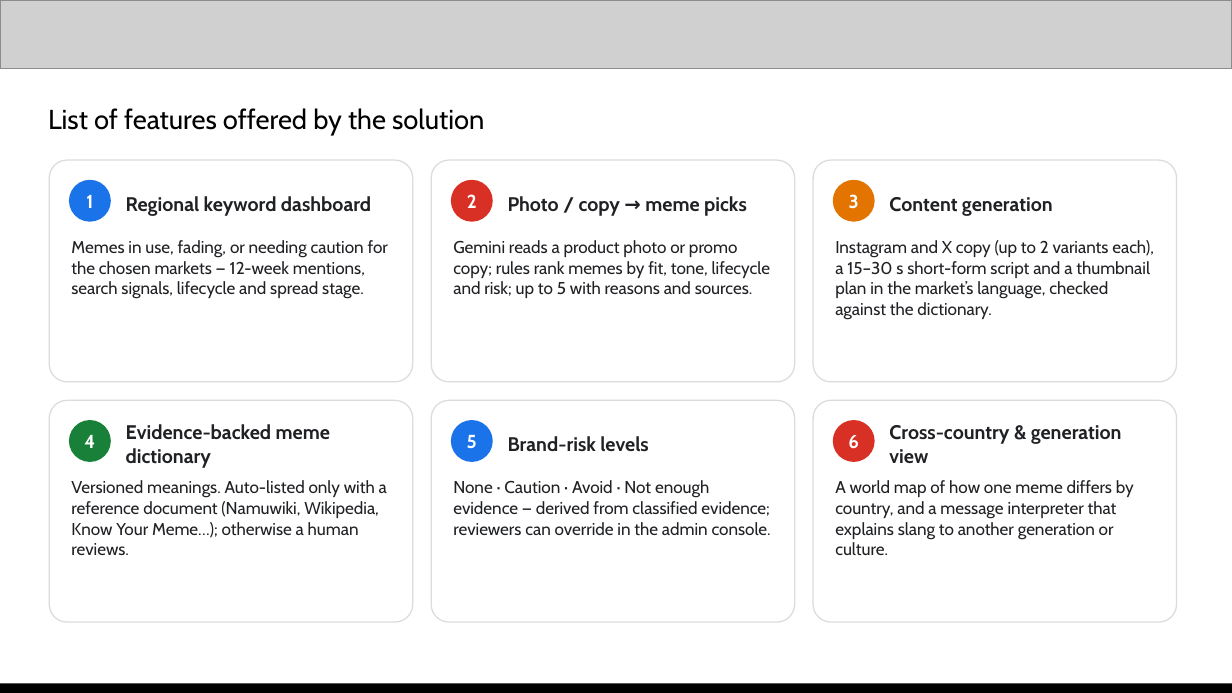
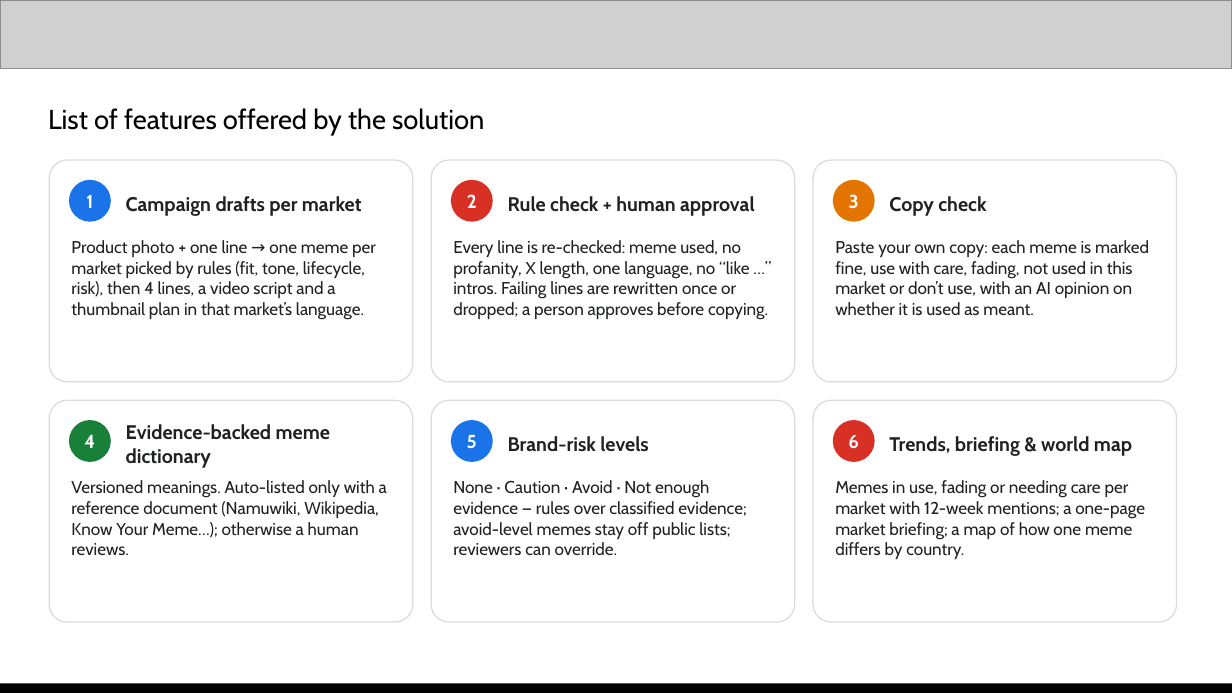
Before and after one commit to Sihyeon-Ji/trend-interpreter, a slide deck: slide 4 of docs/대회/제출/AI-Builder-Cup-제출-초안.pptx. Drawn at 1232x693 pixels with LibreOffice and Linux fonts; fonts in the diff are those of the drawing; grey boxes stand for pictures. Boxes give left, top, right and bottom in pixels: in the first picture for what was removed or moved away, otherwise in the second. Text is boxed around its words. In the diff, an @@ line names an element or a change of style, - is before the commit and + after.

```diff
--- a/docs/대회/제출/AI-Builder-Cup-제출-초안.pptx
+++ b/docs/대회/제출/AI-Builder-Cup-제출-초안.pptx
@@ text at <box>126,196,362,216</box>: text changed @@
-Regional keyword dashboard
+Campaign drafts per market
@@ text at <box>508,196,755,216</box>: text changed @@
-Photo / copy → meme picks
+Rule check + human approval
@@ text at <box>889,196,986,216</box>: text changed @@
-Content generation
+Copy check
@@ text at <box>71,240,376,320</box>: text changed @@
-Memes in use, fading, or needing caution for the chosen markets — 12-week mentions, search signals, lifecycle and spread stage.
+Product photo + one line → one meme per market picked by rules (fit, tone, lifecycle, risk), then 4 lines, a video script and a thumbnail plan in that market’s language.
@@ text at <box>453,240,768,320</box>: text changed @@
-Gemini reads a product photo or promo copy; rules rank memes by fit, tone, lifecycle and risk; up to 5 with reasons and sources.
+Every line is re-checked: meme used, no profanity, X length, one language, no “like …” intros. Failing lines are rewritten once or dropped; a person approves before copying.
@@ text at <box>835,240,1149,315</box>: text changed @@
-Instagram and X copy (up to 2 variants each), a 15–30 s short-form script and a thumbnail plan in the market’s language, checked against the dictionary.
+Paste your own copy: each meme is marked fine, use with care, fading, not used in this market or don’t use, with an AI opinion on whether it is used as meant.
@@ text at <box>889,436,1132,456</box>: text changed @@
-Cross-country & generation view
+Trends, briefing & world map
@@ text at <box>453,480,746,555</box>: text changed @@
-None · Caution · Avoid · Not enough evidence — derived from classified evidence; reviewers can override in the admin console.
+None · Caution · Avoid · Not enough evidence — rules over classified evidence; avoid-level memes stay off public lists; reviewers can override.
@@ text at <box>835,480,1145,559</box>: text changed @@
-A world map of how one meme differs by country, and a message interpreter that explains slang to another generation or culture.
+Memes in use, fading or needing care per market with 12-week mentions; a one-page market briefing; a map of how one meme differs by country.
```
Also in this commit, not shown: 4 other slides changed, 2 other files.
